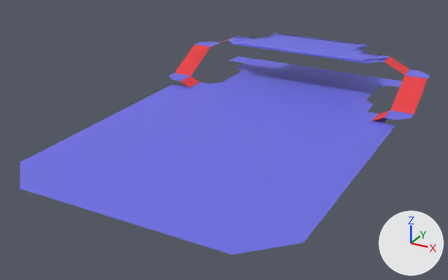
An edit to the FBX model Assets/Meshes/Environment/ModularKits/Encounter_003/Encounter_003_Floor.fbx, drawn before and after from the same camera.
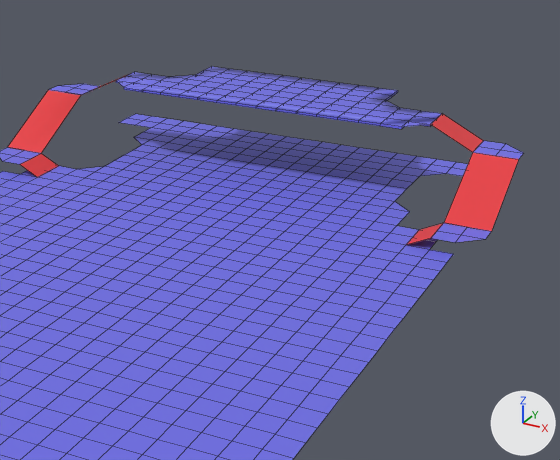
Each version is shown whole from a 50 mm camera at (43.0, -51.0, 39.1) aimed at (-2.1, 31.1, -2.0), then close up on the part from 38% to 100% of the width and 0% to 81% of the height. Arrows for +X, +Y and +Z are at lower right; the lights stay in place. The close-ups show mesh edges as thin lines. Where no turn or scale is listed for an object, it has been applied to the vertices. Vertices at the same position are counted once.

In view in the first close-up: 'Encounter_003_Floor'.
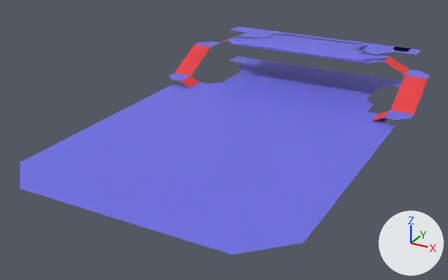
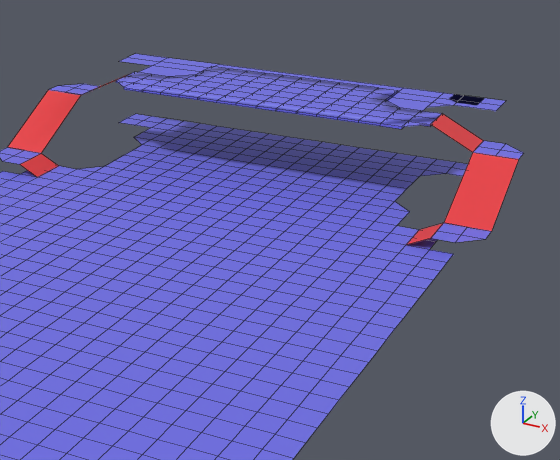
Changed parts and their boxes (x1, y1, x2, y2) in the close-ups (560 x 460 px):
```json
{"object": "Encounter_003_Floor", "change": "reshaped", "before": [0, 66, 523, 460], "after": [0, 54, 523, 460]}
{"part": 1, "of": "me_plane_071", "change": "added", "after": [120, 54, 506, 111], "on screen": "blue"}
```

Edits to the scene script, one JSON object a line:
```json
{"block": "me_plane_071", "where": "# used by ob_encounter_003_floor; location = (0.0, 0.0, 0.0)"}
{"op": "remove", "block": "me_plane_071", "code": "me_plane_071.from_pydata(...)  # 992 vertices, 1056 faces; spans x -24.0..24.0, y 0.0..70.0, z 0.0..7.0"}
{"op": "add", "block": "me_plane_071", "code": "me_plane_071.from_pydata(...)  # 1010 vertices, 1071 faces; spans x -24.0..24.0, y 0.0..70.0, z 0.0..7.0"}
{"block": "me_plane_071", "change": "me_plane_071 part 1"}
{"block": "me_plane_071", "change": "18 vertices are added at x -20.0..20.0, y 64.0..70.0, z 6.8"}
{"block": "me_plane_071", "change": "15 new faces join them, mat_floor (blue #6e6de7)"}
```
